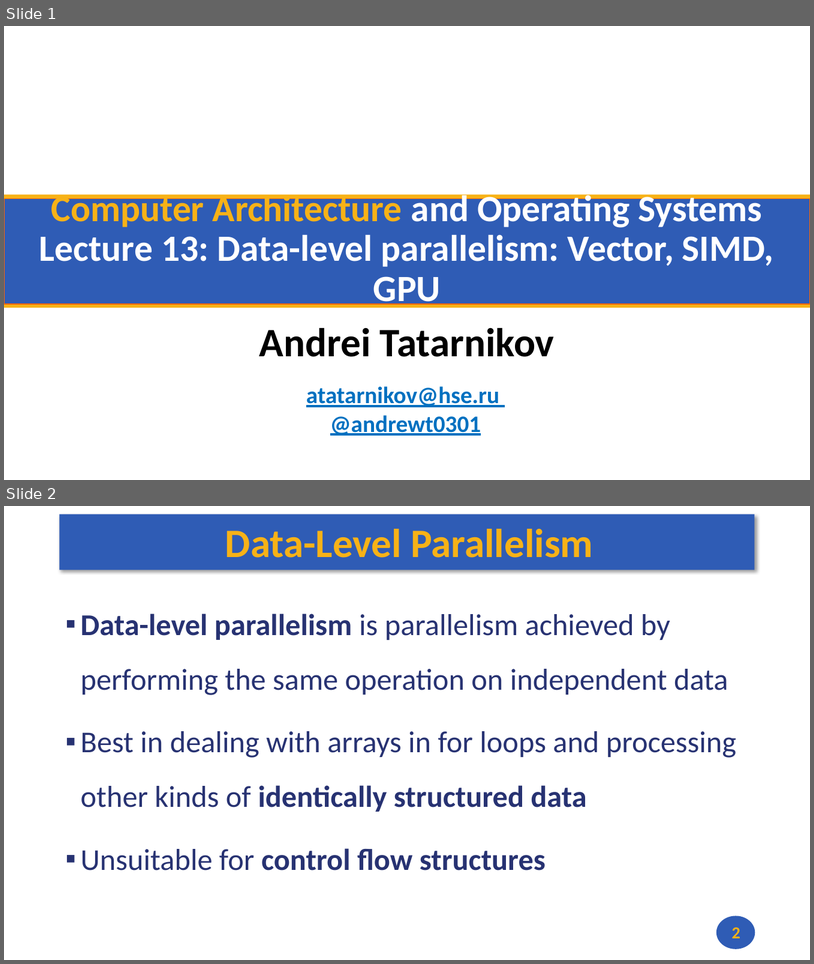
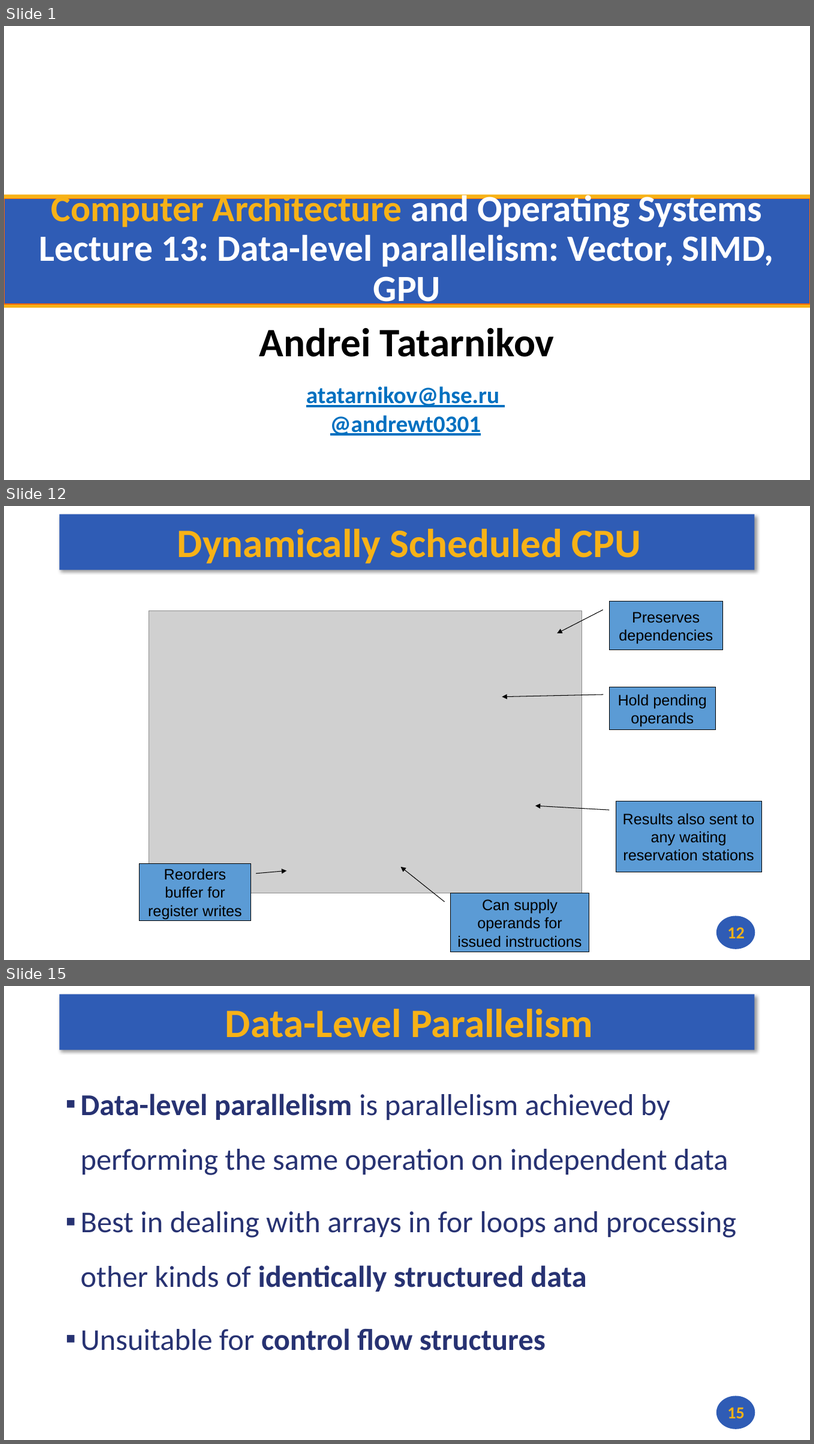
Before and after one commit to andrewt0301/hse-acos-course, a slide deck: docs/part1ca/13_DLP/CA_Lecture_13.pptx. Shown one above the other, each under a label of ours: slides 1 and 2 before the commit, slides 1, 12 and 15 after it; the slides between them are not shown. The pictures are 814x964 and 814x1444 pixels, drawn with LibreOffice and Linux fonts; fonts in the diff are those of the drawing; grey boxes stand for pictures; background and template pictures are left out. Boxes give left, top, right and bottom in pixels: in the first picture for what was removed or moved away, otherwise in the second. Text is boxed around its words. In the diff, an @@ line names an element or a change of style, - is before the commit and + after.

```diff
--- a/docs/part1ca/13_DLP/CA_Lecture_13.pptx
+++ b/docs/part1ca/13_DLP/CA_Lecture_13.pptx
@@ slide 12 added at (x1=4, y1=506, x2=810, y2=960), background #FFFFFF; not listed: 2 template elements that a slide beside it also shows @@
@@ title added at (x1=177, y1=529, x2=641, y2=564), 48 pt, text #F7B217, bold @@
+Dynamically Scheduled CPU
@@ picture added at (x1=149, y1=610, x2=582, y2=893) @@
@@ border callout added at (x1=609, y1=601, x2=723, y2=650), fill #5B9BD5, outline #000000 0.75 pt, 18 pt, text #000000 @@
+Preserves dependencies
@@ border callout added at (x1=609, y1=687, x2=716, y2=730), fill #5B9BD5, outline #000000 0.75 pt, 18 pt, text #000000 @@
+Hold pending operands
@@ rectangle added at (x1=487, y1=763, x2=587, y2=782), fill #FFFFFF @@
@@ border callout added at (x1=616, y1=801, x2=762, y2=871), fill #5B9BD5, outline #000000 0.75 pt, 18 pt, text #000000 @@
+Results also sent to any waiting reservation stations
@@ border callout added at (x1=139, y1=863, x2=251, y2=920), fill #5B9BD5, outline #000000 0.75 pt, 18 pt, text #000000 @@
+Reorders buffer for register writes
@@ border callout added at (x1=451, y1=893, x2=589, y2=952), fill #5B9BD5, outline #000000 0.75 pt, 18 pt, text #000000 @@
+Can supply operands for issued instructions
@@ page number added at (x1=728, y1=927, x2=744, y2=938), 20 pt, text #F7B217, bold @@
+12
@@ what was slide 2 is now slide 15 @@
@@ page number at (x1=728, y1=1407, x2=744, y2=1418): text changed @@
-2
+15
```
Also in this commit, not shown: 12 other slides added, 1 other file.
